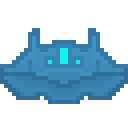
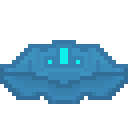
Layered file, before and after one edit (w=128, h=128). Changes by layer:
painted on "Layer 3" over <box>28,28,100,48</box>
